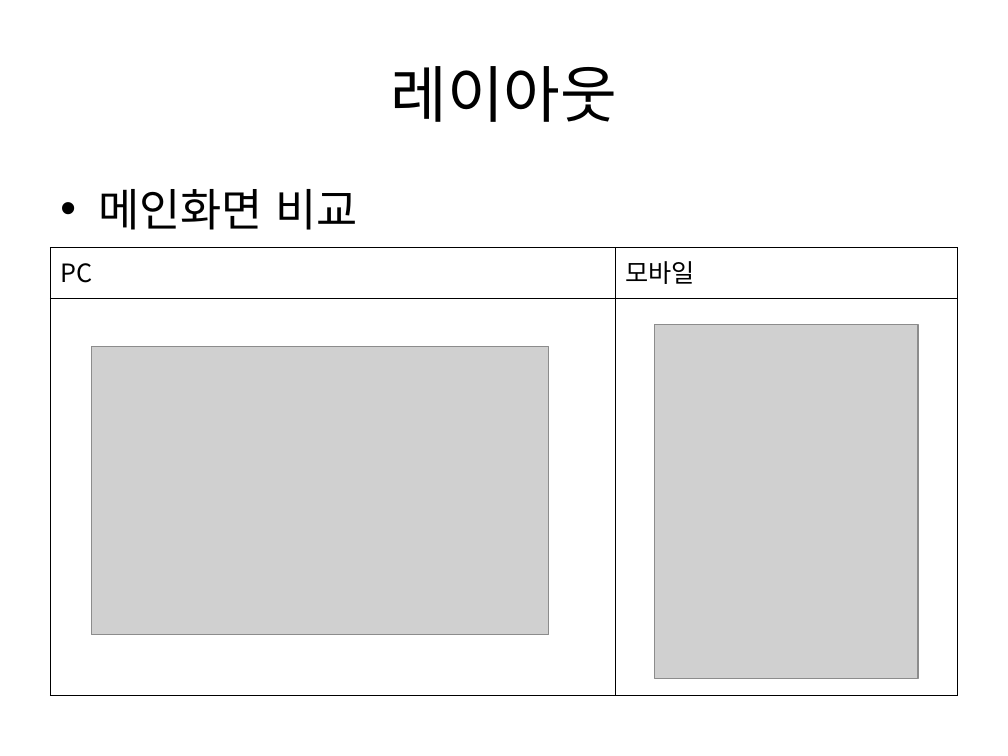
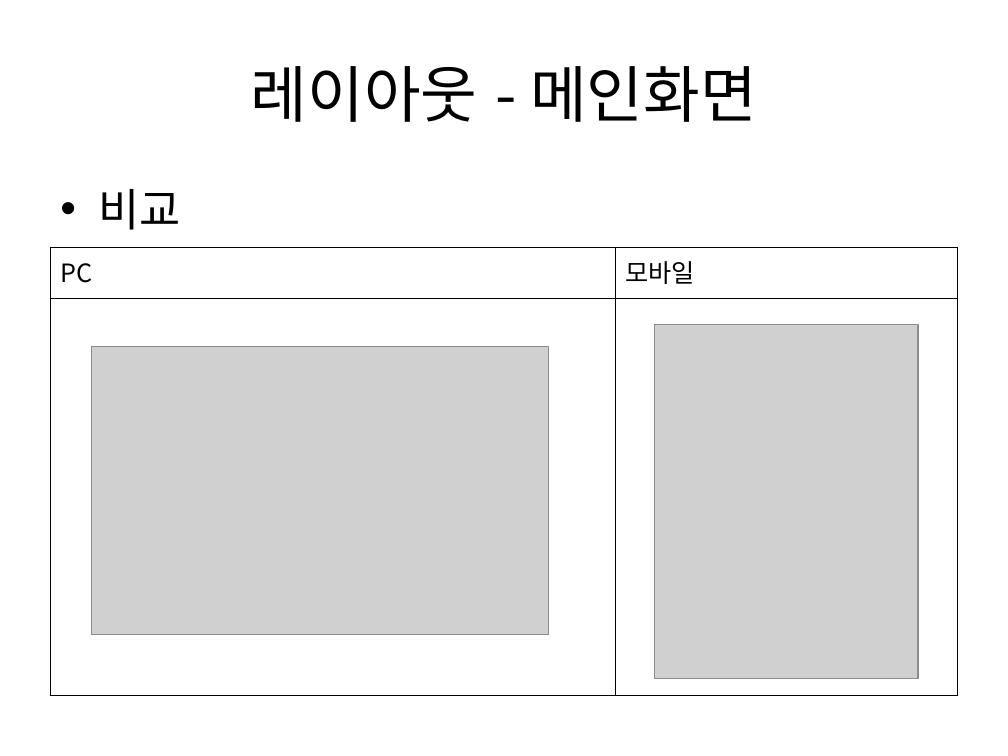
Before and after one commit to kurodari/ttm, a slide deck: slide 8 of docs/ttm 기획서 pt.pptx (slide 7 before the commit). Drawn at 1008x756 pixels with LibreOffice and Linux fonts; fonts in the diff are those of the drawing; grey boxes stand for pictures. Boxes give left, top, right and bottom in pixels: in the first picture for what was removed or moved away, otherwise in the second. Text is boxed around its words. In the diff, an @@ line names an element or a change of style, - is before the commit and + after.

```diff
--- a/docs/ttm 기획서 pt.pptx
+++ b/docs/ttm 기획서 pt.pptx
@@ title at [251,66,757,122]: text changed @@
-레이아웃
+레이아웃 - 메인화면
@@ text at [98,189,180,230]: text changed @@
-• 메인화면 비교
+• 비교
```
Also in this commit, not shown: 3 other slides changed, 2 slides added.
